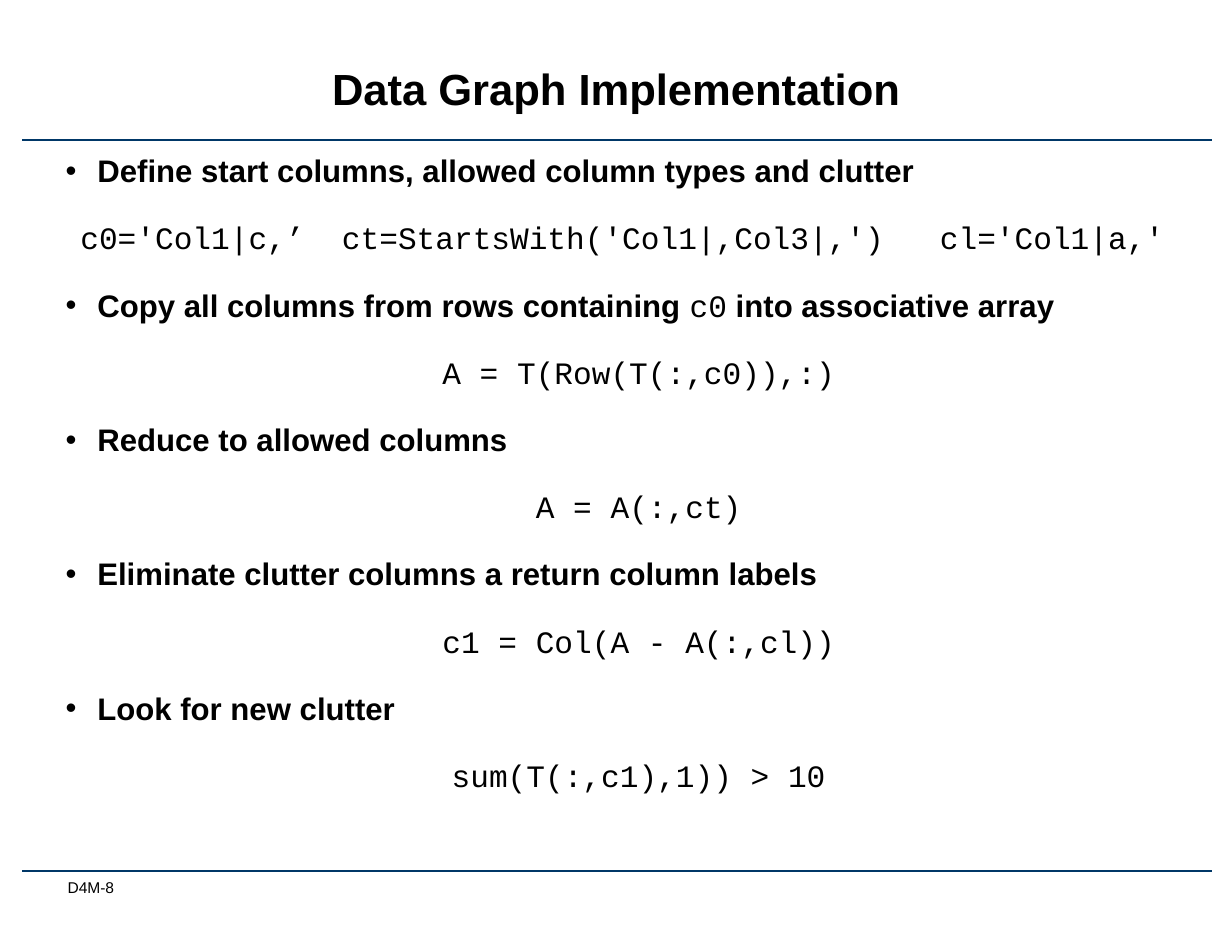
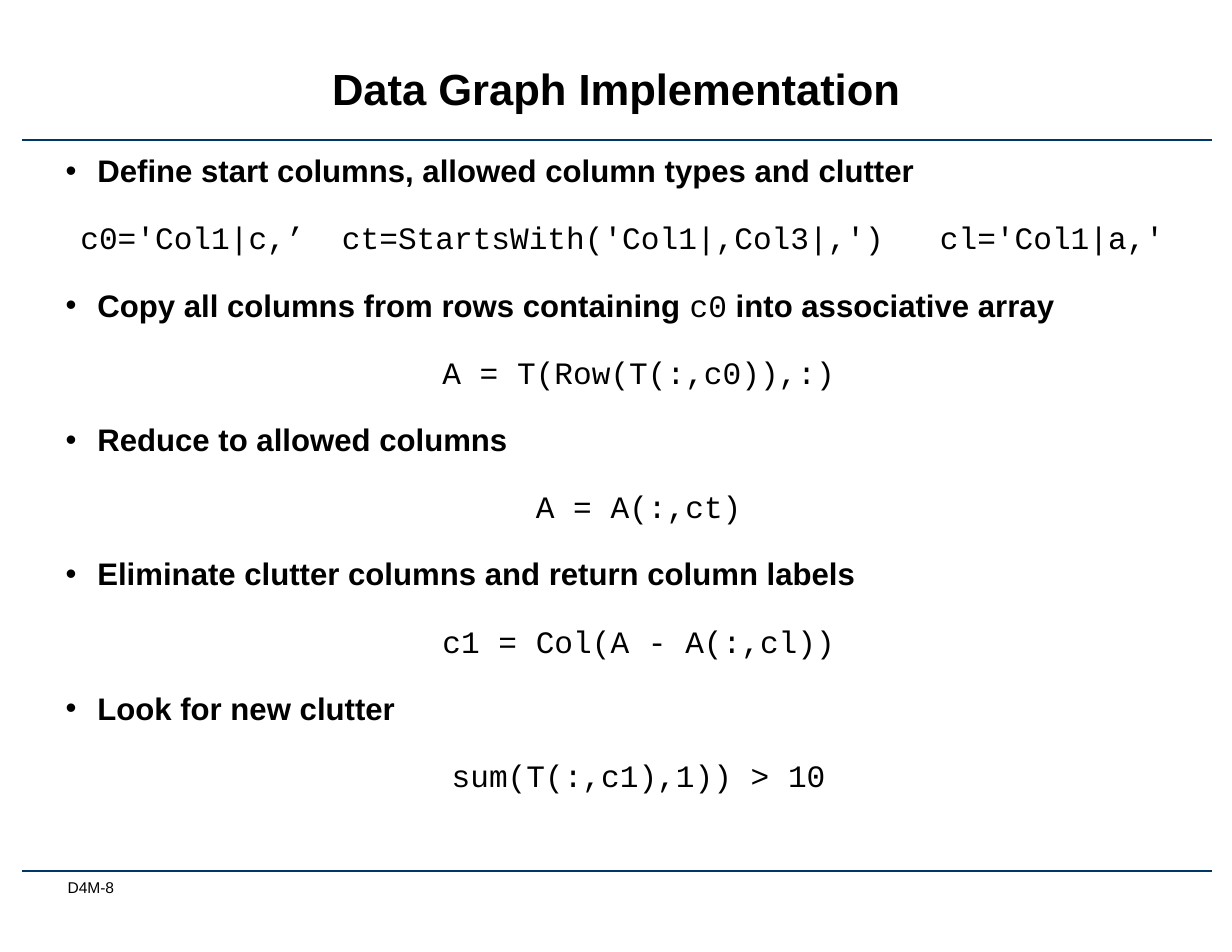
Before and after one commit to Accla/d4m, a slide deck: slide 8 of docs/Lec04-StructuredData.pptx. Drawn at 1232x952 pixels with LibreOffice and Linux fonts; fonts in the diff are those of the drawing; background and template pictures are left out. Boxes give left, top, right and bottom in pixels: in the first picture for what was removed or moved away, otherwise in the second. Text is boxed around its words. In the diff, an @@ line names an element or a change of style, - is before the commit and + after.

Commit message:
fixed some typos

```diff
--- a/docs/Lec04-StructuredData.pptx
+++ b/docs/Lec04-StructuredData.pptx
@@ text at [97,562,855,586]: text changed @@
-• Eliminate clutter columns a return column labels
+• Eliminate clutter columns and return column labels
```
Also in this commit, not shown: 1 other slide changed.
